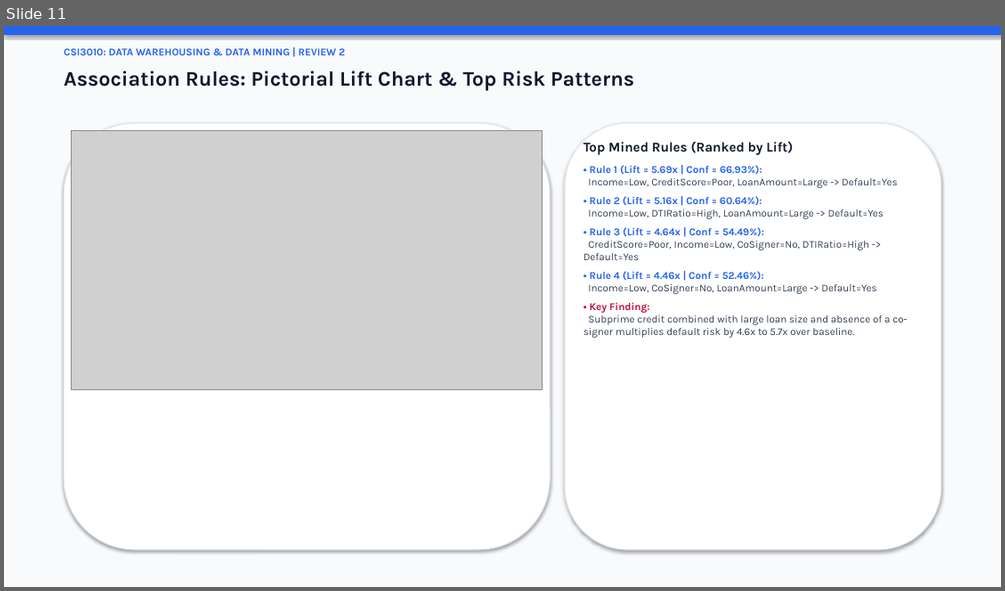
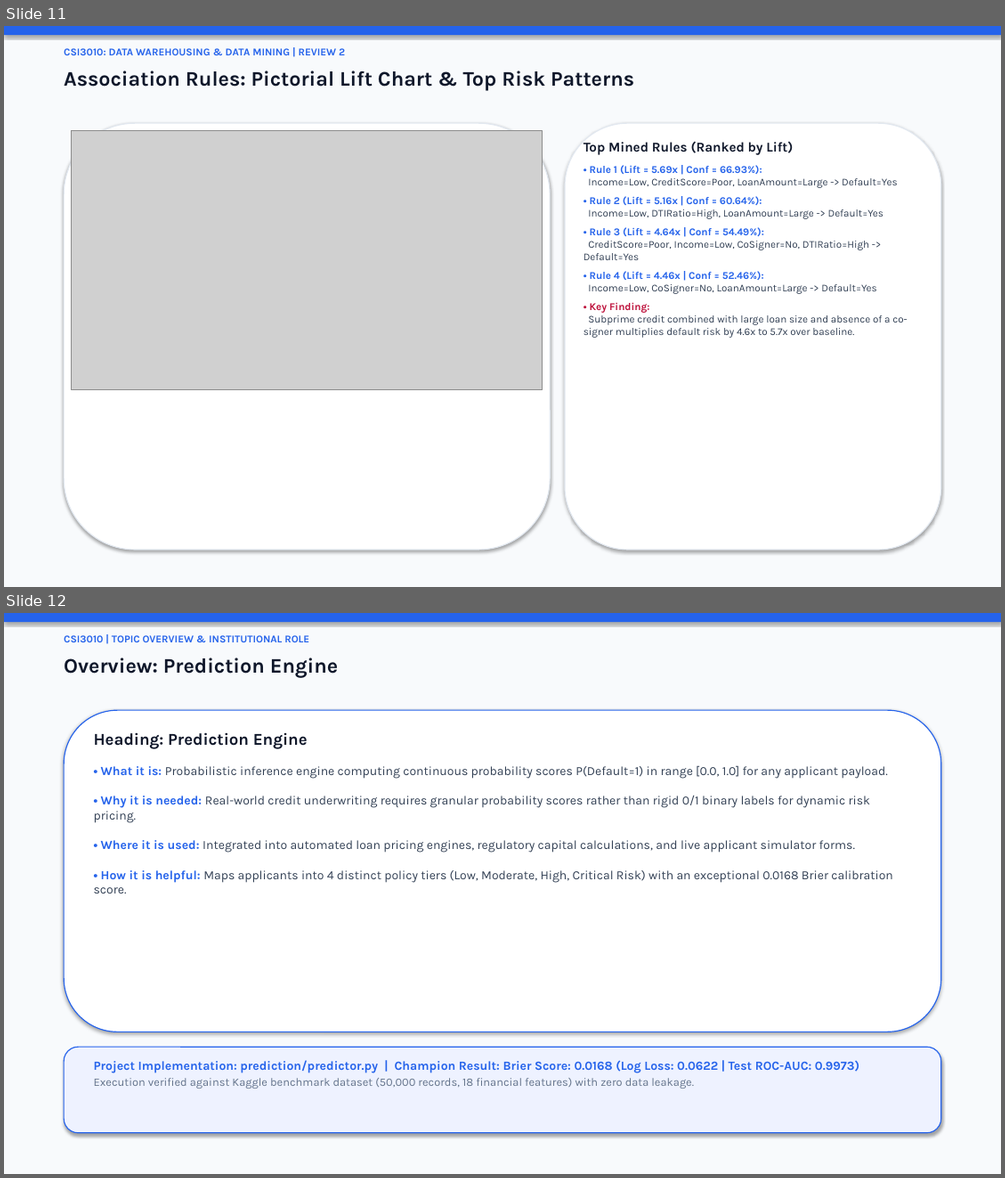
Before and after one commit to MahaprabhuK/Byte_Brigades_Loan_Default, a slide deck: Review2_ByteBrigades_LoanDefault.pptx. Shown one above the other, each under a label of ours: slide 11 before the commit, slides 11 and 12 after it. The pictures are 1005x591 and 1005x1178 pixels, drawn with LibreOffice and Linux fonts; fonts in the diff are those of the drawing; grey boxes stand for pictures. Boxes give left, top, right and bottom in pixels: in the first picture for what was removed or moved away, otherwise in the second. Text is boxed around its words. In the diff, an @@ line names an element or a change of style, - is before the commit and + after.

Commit message:
fix(presentation): resolve confusion matrix title overlap & format topic intros with exact What/Why/Where/How bullet structure

```diff
--- a/Review2_ByteBrigades_LoanDefault.pptx
+++ b/Review2_ByteBrigades_LoanDefault.pptx
@@ slide 12 added at box(4, 613, 1001, 1174), background #F8FAFC @@
@@ rectangle added at box(4, 613, 1001, 622), fill #2563EB @@
@@ text added at box(64, 635, 309, 642), 10 pt, text #2563EB, bold @@
+CSI3010 | TOPIC OVERVIEW & INSTITUTIONAL ROLE
@@ text added at box(64, 657, 338, 677), 20 pt, text #0F172A, bold @@
+Overview: Prediction Engine
@@ rounded rectangle added at box(64, 710, 941, 1032), fill #FFFFFF, outline #2563EB 1 pt @@
@@ text added at box(94, 732, 893, 893), 12 pt, text #334155 @@
+Heading: Prediction Engine
+• What it is: Probabilistic inference engine computing continuous probability scores P(Default=1) in range [0.0, 1.0] for any applicant payload.
+• Why it is needed: Real-world credit underwriting requires granular probability scores rather than rigid 0/1 binary labels for dynamic risk pricing.
+• Where it is used: Integrated into automated loan pricing engines, regulatory capital calculations, and live applicant simulator forms.
+• How it is helpful: Maps applicants into 4 distinct policy tiers (Low, Moderate, High, Critical Risk) with an exceptional 0.0168 Brier calibration score.
@@ rounded rectangle added at box(64, 1046, 941, 1133), fill #EEF2FF, outline #2563EB 1 pt @@
@@ text added at box(94, 1060, 859, 1088), 12 pt, text #2563EB, bold @@
+Project Implementation: prediction/predictor.py | Champion Result: Brier Score: 0.0168 (Log Loss: 0.0622 | Test ROC-AUC: 0.9973)
+Execution verified against Kaggle benchmark dataset (50,000 records, 18 financial features) with zero data leakage.
```
Also in this commit, not shown: 2 slides changed, 2 other slides added, 3 slides removed, 2 other files.
